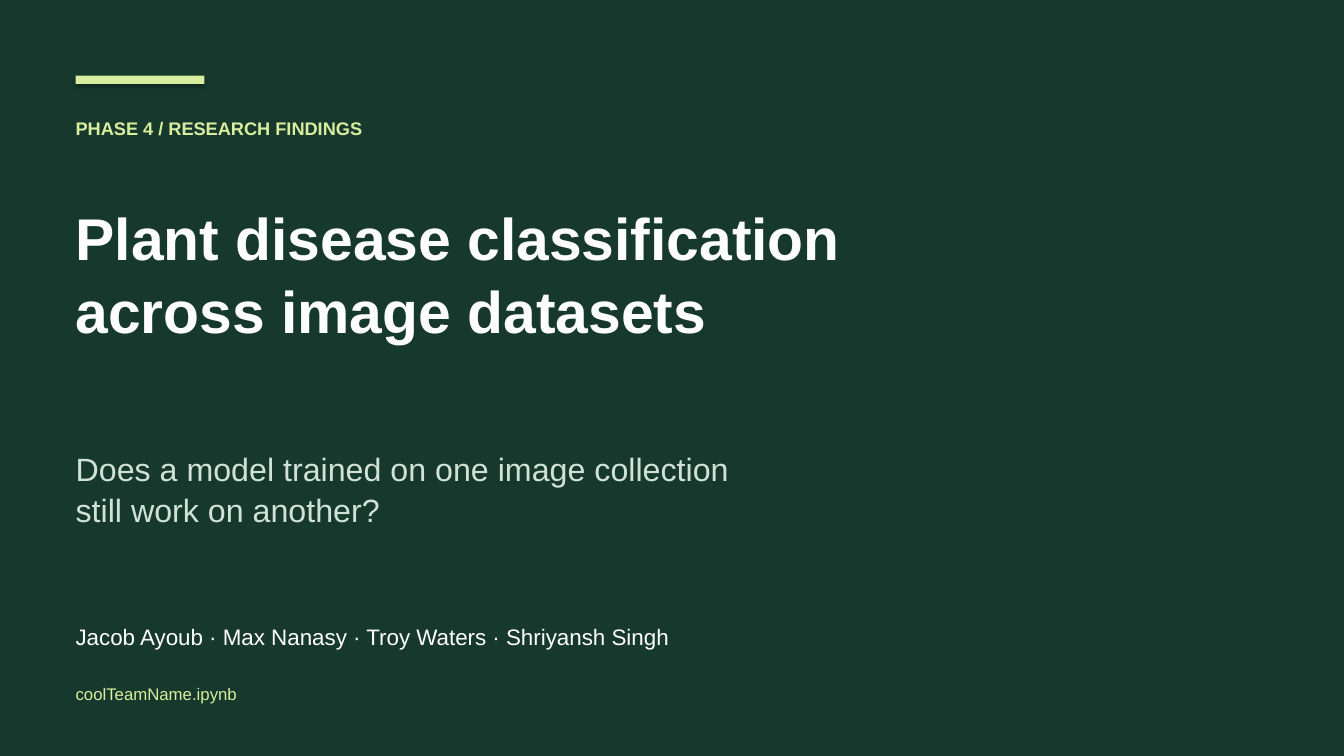
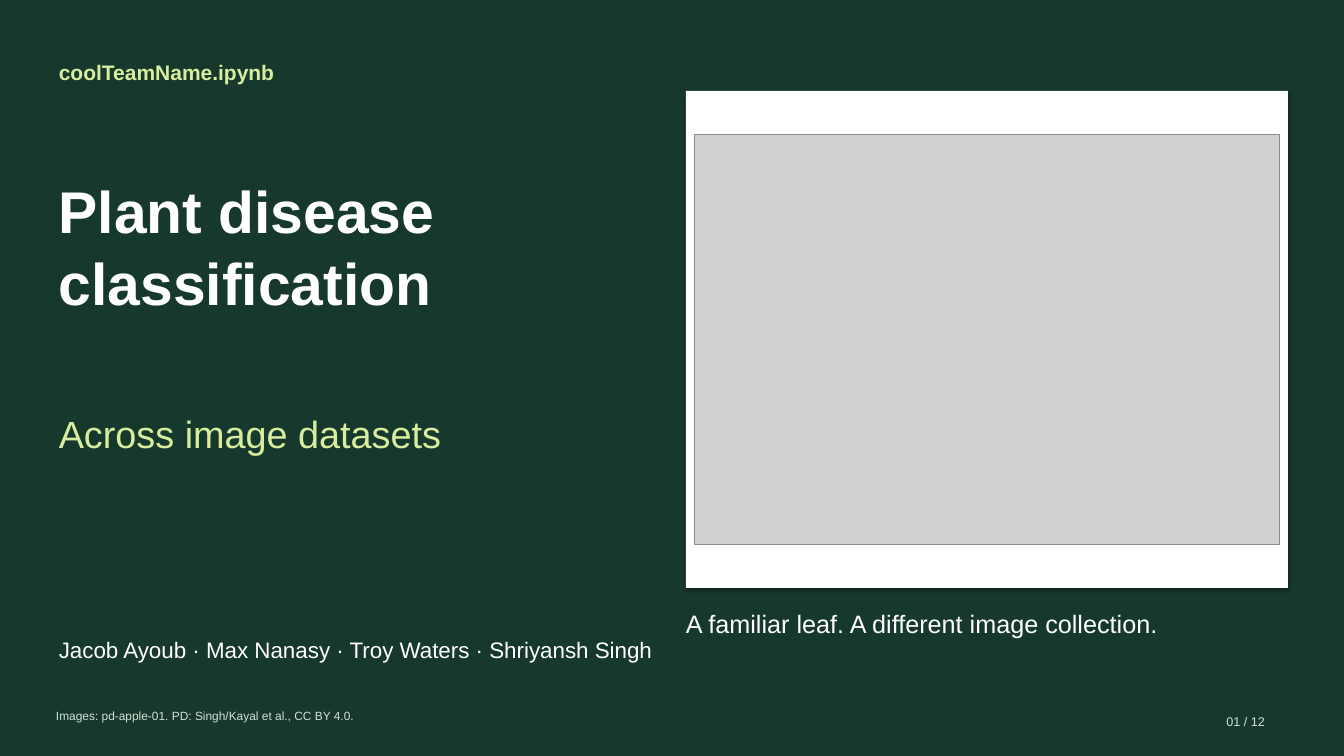
Before and after one commit to EnragedWaters/CECS-551-Plant-Disease-Classification, a slide deck: slide 1 of docs/presentation/Phase-4-Presentation.pptx. Drawn at 1344x756 pixels with LibreOffice and Linux fonts; fonts in the diff are those of the drawing; grey boxes stand for pictures. Boxes give left, top, right and bottom in pixels: in the first picture for what was removed or moved away, otherwise in the second. Text is boxed around its words. In the diff, an @@ line names an element or a change of style, - is before the commit and + after.

```diff
--- a/docs/presentation/Phase-4-Presentation.pptx
+++ b/docs/presentation/Phase-4-Presentation.pptx
@@ text "coolTeamName.ipynb": place and size @@
-text "coolTeamName.ipynb" at [76,688,237,704]
+text "coolTeamName.ipynb" at [59,64,274,84]
@@ text "coolTeamName.ipynb" at [59,64,274,84]: size 12 to 15 pt, bold on; line spacing 15pt to 18.3pt @@
@@ rectangle removed at [76,76,205,84] @@
@@ rectangle added at [687,91,1289,588], fill #FFFFFF @@
@@ text removed at [76,122,362,135] @@
-PHASE 4 / RESEARCH FINDINGS
@@ picture added at [695,134,1280,544] @@
@@ text at [59,190,435,306]: text changed @@
-Plant disease classification
-across image datasets
+Plant disease
+classification
@@ text added at [59,420,441,455], 27 pt, text #D8ED9D @@
+Across image datasets
@@ text removed at [76,457,728,523] @@
-Does a model trained on one image collection
-still work on another?
@@ text added at [686,614,1157,638], 18 pt, text #FFFFFF @@
+A familiar leaf. A different image collection.
@@ text "Jacob Ayoub · Max Nanasy ...": place and size @@
-text "Jacob Ayoub · Max Nanasy ..." at [76,628,669,650]
+text "Jacob Ayoub · Max Nanasy ..." at [59,641,652,663]
@@ text "Jacob Ayoub · Max Nanasy ..." at [59,641,652,663]: line spacing 20pt to 19.5pt @@
@@ text added at [56,711,354,723], 8.5 pt, text #D0E2D5 @@
+Images: pd-apple-01. PD: Singh/Kayal et al., CC BY 4.0.
@@ text added at [1226,717,1265,726], 9 pt, text #D0E2D5 @@
+01 / 12
```
Also in this commit, not shown: 1 other slide changed, 10 slides added, 10 slides removed, 5 other files.
